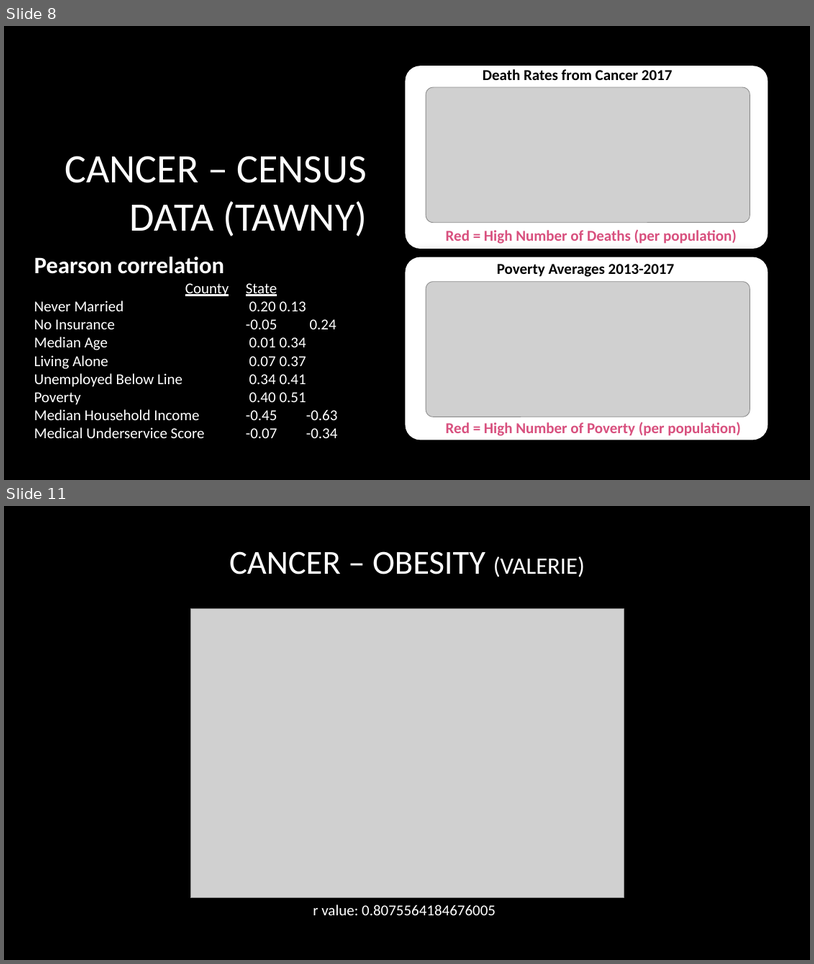
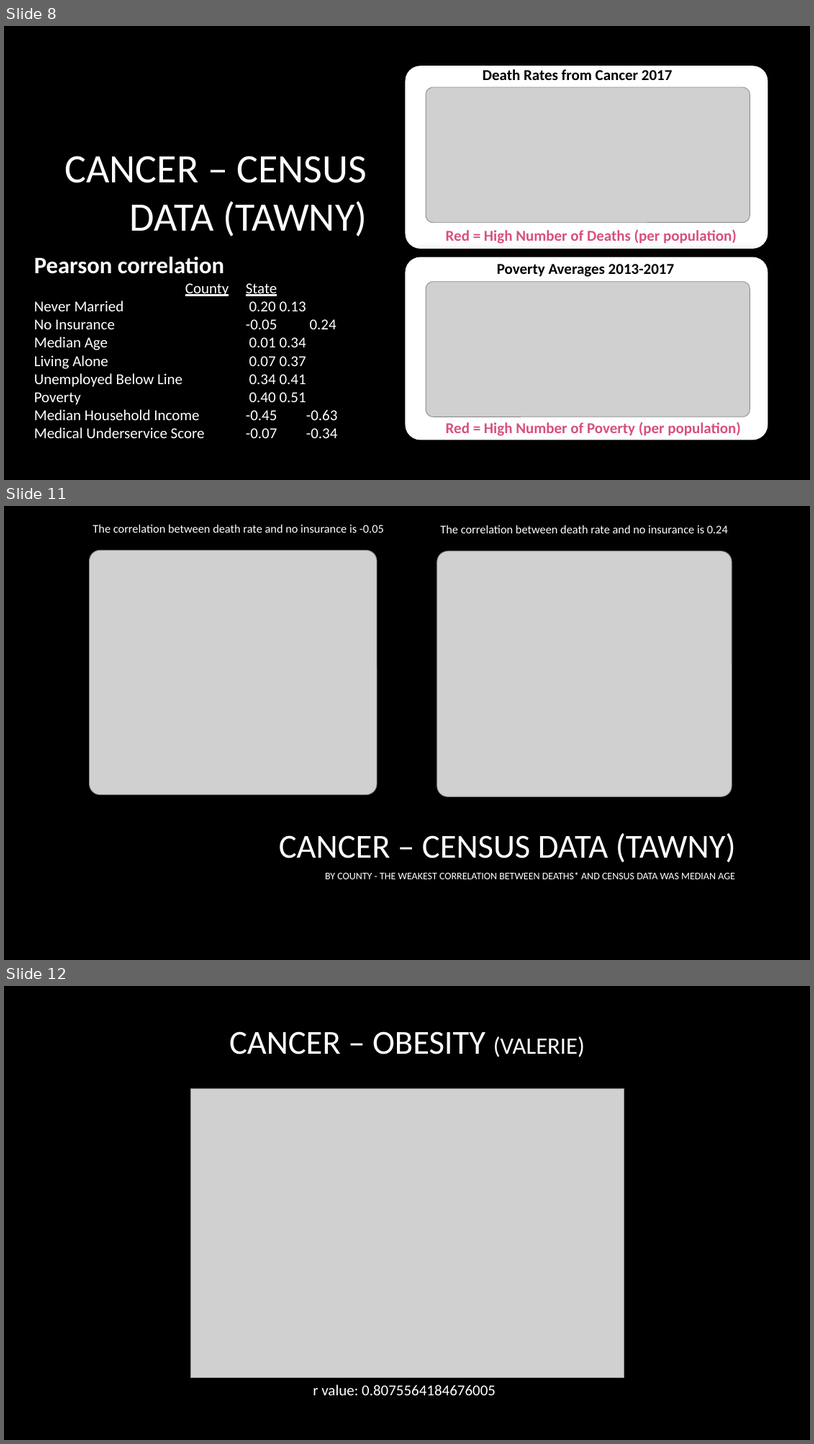
Before and after one commit to Phantogram/Project-BTTV, a slide deck: Project_One_BTTV.pptx. Shown one above the other, each under a label of ours: slides 8 and 11 before the commit, slides 8, 11 and 12 after it; the slides between them are not shown. The pictures are 814x964 and 814x1444 pixels, drawn with LibreOffice and Linux fonts; fonts in the diff are those of the drawing; grey boxes stand for pictures; background and template pictures are left out. Boxes give left, top, right and bottom in pixels: in the first picture for what was removed or moved away, otherwise in the second. Text is boxed around its words. In the diff, an @@ line names an element or a change of style, - is before the commit and + after.

Commit message:
Updating images in powerpoint

```diff
--- a/Project_One_BTTV.pptx
+++ b/Project_One_BTTV.pptx
@@ slide 11 added at <box>4,506,810,960</box>, background picture (left out) @@
@@ text added at <box>93,524,384,533</box>, 14 pt, text #FFFFFF @@
+The correlation between death rate and no insurance is -0.05
@@ text added at <box>440,525,728,533</box>, 14 pt, text #FFFFFF @@
+The correlation between death rate and no insurance is 0.24
@@ picture added at <box>89,550,377,795</box> @@
@@ picture added at <box>437,551,732,797</box> @@
@@ title added at <box>279,833,736,862</box>, 40 pt, text #FFFFFF @@
+CANCER – CENSUS DATA (TAWNY)
@@ text added at <box>325,872,736,879</box>, 12 pt, text #FFFFFF @@
+BY COUNTY - THE WEAKEST CORRELATION BETWEEN DEATHS* AND CENSUS DATA WAS MEDIAN AGE
@@ what was slide 11 is now slide 12 @@
```
Also in this commit, not shown: 1 slide changed.
